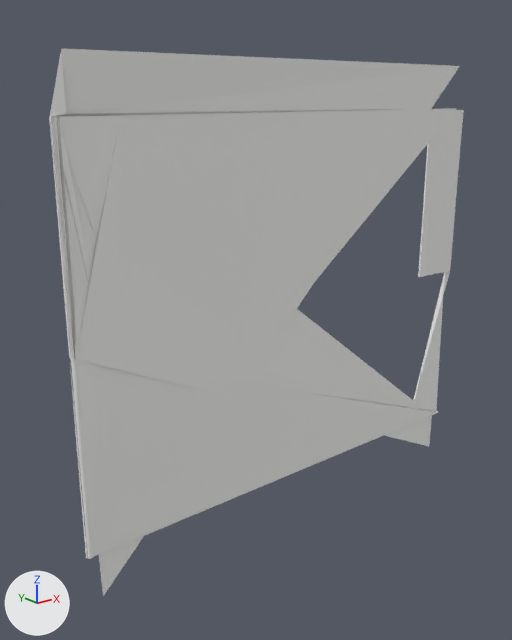
The glTF model models/mrsim/7x7ClimbGate.glb, before and after one commit.
Rendered twice from a camera (50 mm lens) standing at (-2.58, -2.85, 1.11) and looking at (-0.2, 0.13, -0.08). The axes (+X, +Y, +Z) are drawn at lower left. The lights are the same throughout. The first picture is the older version. Vertices at exactly the same position are counted once.
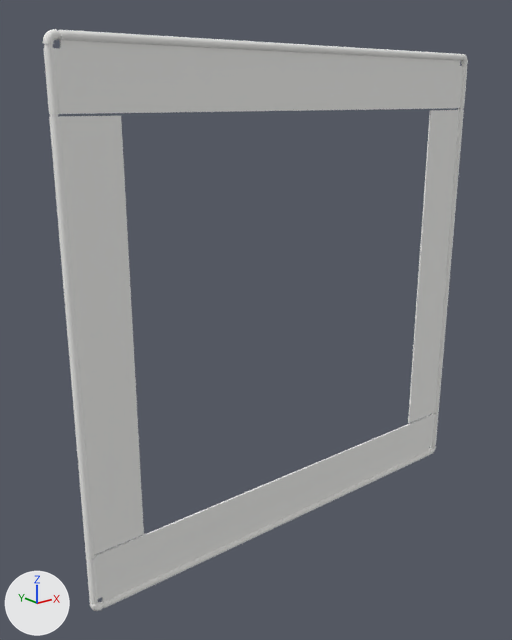
What changed in the scene script:
```text
Change me_mesh_0:
    used by ob_mesh_0; location = (0.0, 0.0, 0.0)
    remove me_mesh_0.from_pydata(...)  # 224 vertices, 511 faces; spans x -1.37..1.37, y -0.02..0.02, z -1.3..1.3
    add me_mesh_0.from_pydata(...)  # 2355 vertices, 4668 faces; spans x -1.37..1.37, y -0.02..0.02, z -1.37..1.37
    me_mesh_0 part 1: a new loose piece, a 32-sided cylinder along x spanning x -1.3..1.3, y -0.02..0.02, z 1.33..1.37, in mat_material_0 (white #f3f3f1)
    me_mesh_0 part 2: a new loose piece, a 32-sided cylinder along z spanning x 1.33..1.37, y -0.02..0.02, z 1.05..1.3, in mat_material_0 (white #f3f3f1)
    me_mesh_0 part 3: a new loose piece, a 32-sided cylinder along z spanning x -1.37..-1.33, y -0.02..0.02, z 1.05..1.3, in mat_material_0 (white #f3f3f1)
    me_mesh_0 part 4: a new loose piece, a 32-sided cylinder along x spanning x -1.3..1.3, y -0.02..0.02, z -1.37..-1.33, in mat_material_0 (white #f3f3f1)
    me_mesh_0 part 5: a new loose piece, a 32-sided cylinder along z spanning x 1.33..1.37, y -0.02..0.02, z -1.3..-1.05, in mat_material_0 (white #f3f3f1)
    me_mesh_0 part 6: a new loose piece, a 32-sided cylinder along z spanning x -1.37..-1.33, y -0.02..0.02, z -1.3..-1.05, in mat_material_0 (white #f3f3f1)
    me_mesh_0 part 7: a new loose piece, a 32-sided cylinder along z spanning x -1.366..-1.334, y -0.016..0.016, z 1.0..1.33, in mat_material_0 (white #f3f3f1)
    me_mesh_0 part 8: a new loose piece of 300 vertices spanning x -1.37..-1.32, y -0.02..0.02, z -1.37..-1.32, in mat_material_0 (white #f3f3f1)
    me_mesh_0 part 9: a new loose piece of 300 vertices spanning x 1.32..1.37, y -0.02..0.02, z 1.32..1.37, in mat_material_0 (white #f3f3f1)
    me_mesh_0 part 10: a new loose piece of 300 vertices spanning x -1.37..-1.32, y -0.02..0.02, z 1.32..1.37, in mat_material_0 (white #f3f3f1)
    me_mesh_0 part 11: 19 vertices added at x -1.35..1.35, y 0.0, z -1.35..-1.05
    me_mesh_0 part 12: 16 vertices added at x -1.35..1.35, y 0.0, z 1.05..1.35
    other edits to the shape of me_mesh_0 do not show in these pictures
```

Where the change shows, as pixel boxes [x1, y1, x2, y2] in the pictures (512 x 640 px):
'Mesh_0', reshaped (6% taller)
    before: [49, 48, 464, 596]
    after: [43, 29, 468, 611]
part 1 of me_mesh_0, added
    after: [58, 30, 463, 61]
part 2 of me_mesh_0, added
    after: [460, 66, 468, 108]
part 3 of me_mesh_0, added
    after: [44, 48, 59, 114]
part 4 of me_mesh_0, added
    after: [102, 451, 430, 608]
part 5 of me_mesh_0, added
    after: [432, 413, 439, 446]
part 6 of me_mesh_0, added
    after: [86, 558, 98, 603]
part 7 of me_mesh_0, added
    after: [44, 44, 58, 117]
part 8 of me_mesh_0, added
    after: [90, 601, 102, 611]
part 9 of me_mesh_0, added
    after: [461, 54, 468, 64]
part 10 of me_mesh_0, added
    after: [43, 29, 58, 44]
part 11 of me_mesh_0, added
    after: [94, 413, 435, 602]
part 12 of me_mesh_0, added
    after: [54, 39, 463, 114]
